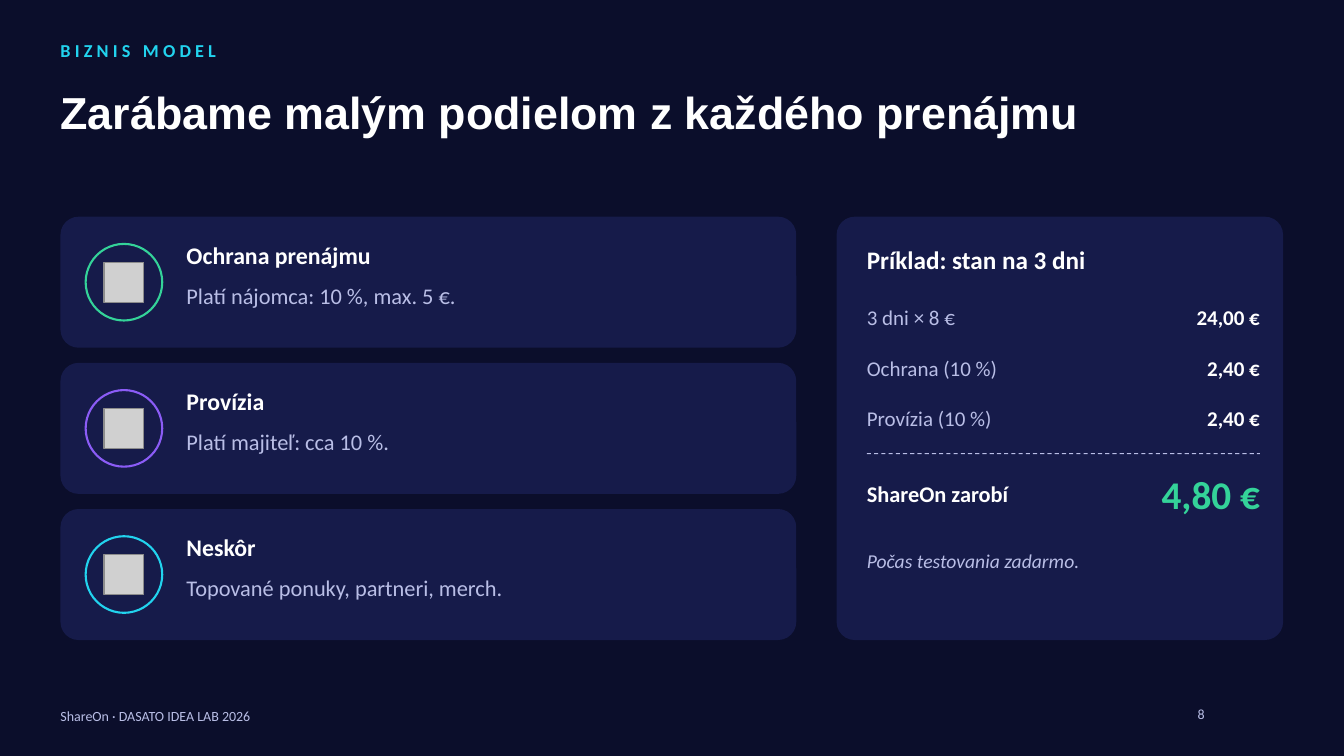
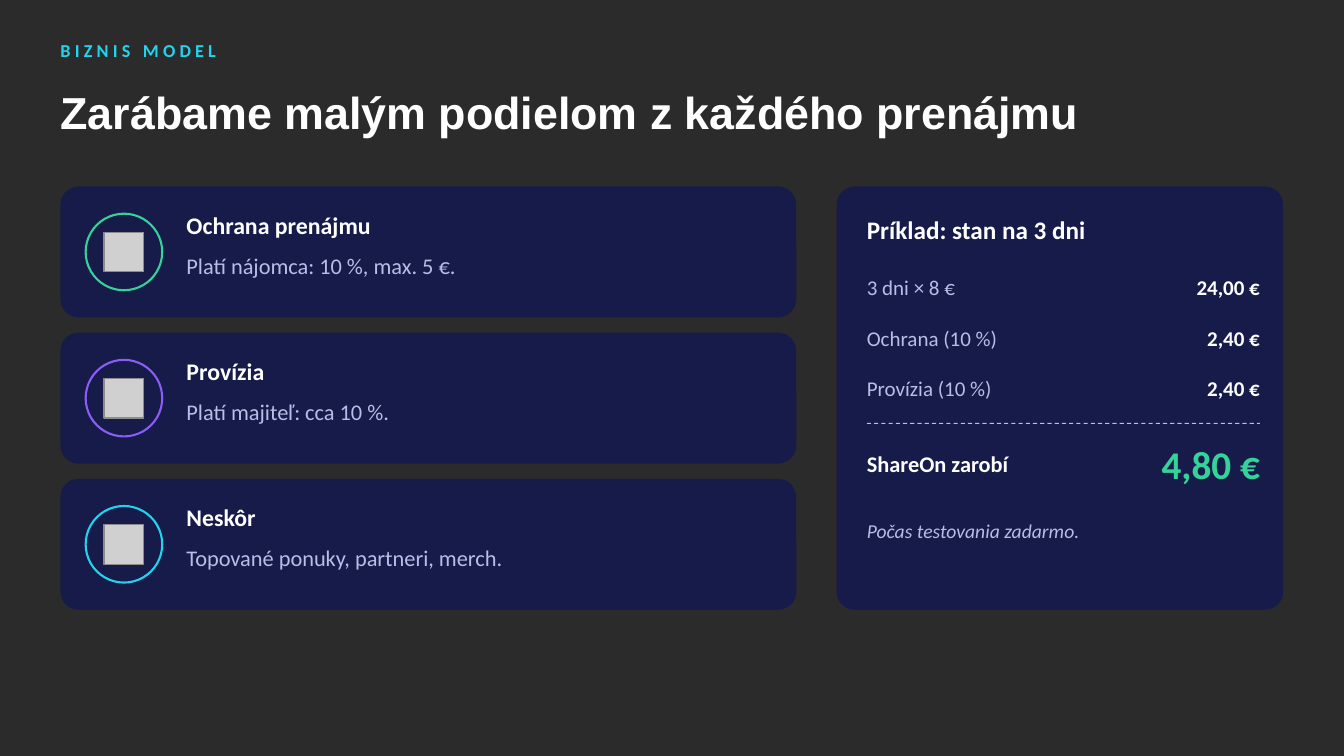
Before and after one commit to samueljurik5-web/shareon, a slide deck: slide 7 of docs/pitch/ShareOn-pitch-deck.pptx (slide 8 before the commit). Drawn at 1344x756 pixels with LibreOffice and Linux fonts; fonts in the diff are those of the drawing; grey boxes stand for pictures; background and template pictures are left out; a plain dark background stands for a picture behind light text. Boxes give left, top, right and bottom in pixels: in the first picture for what was removed or moved away, otherwise in the second. Text is boxed around its words. In the diff, an @@ line names an element or a change of style, - is before the commit and + after.

```diff
--- a/docs/pitch/ShareOn-pitch-deck.pptx
+++ b/docs/pitch/ShareOn-pitch-deck.pptx
@@ background #0B0E2B to picture (left out) @@
@@ 16 texts, 4 rounded rectangles, 3 pictures, 3 ellipses, 1 line: place and size @@
-16 texts, 4 rounded rectangles, 3 pictures, 3 ellipses, 1 line at box(60, 217, 1284, 640)
+16 texts, 4 rounded rectangles, 3 pictures, 3 ellipses, 1 line at box(60, 187, 1284, 610)
@@ text removed at box(60, 711, 250, 721) @@
-ShareOn · DASATO IDEA LAB 2026
@@ page number removed at box(1198, 709, 1205, 719) @@
-8
```
Also in this commit, not shown: 9 other slides changed, 1 slide added, 2 slides removed, 1 other file.
